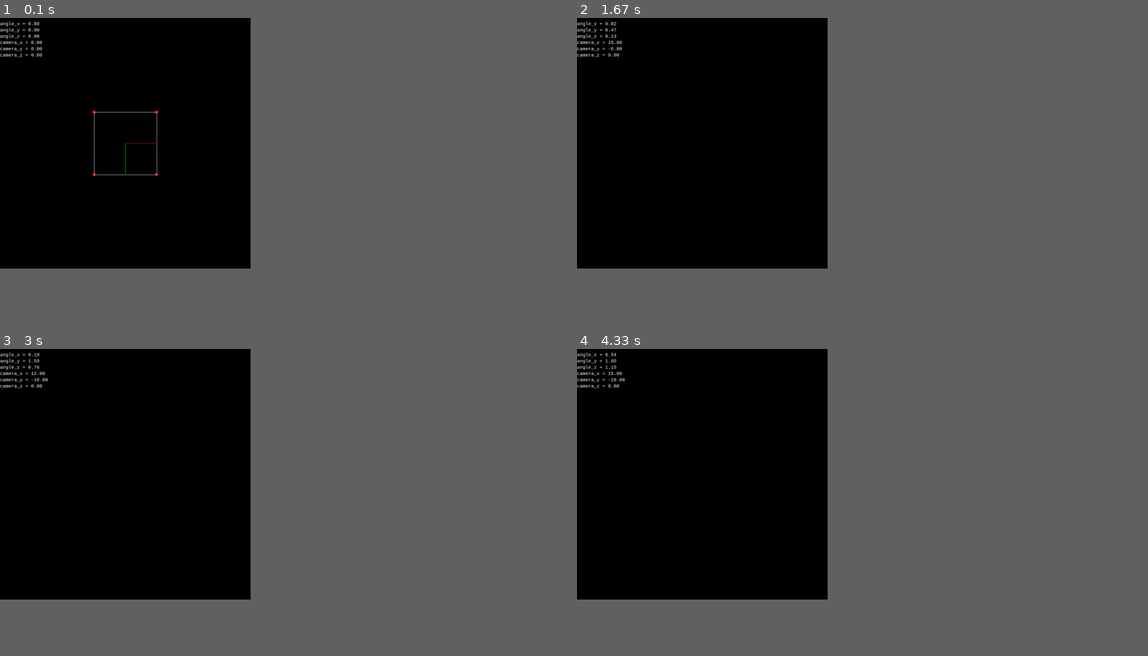
Above: before the commit, frames 1-4 (two rows, left to right).
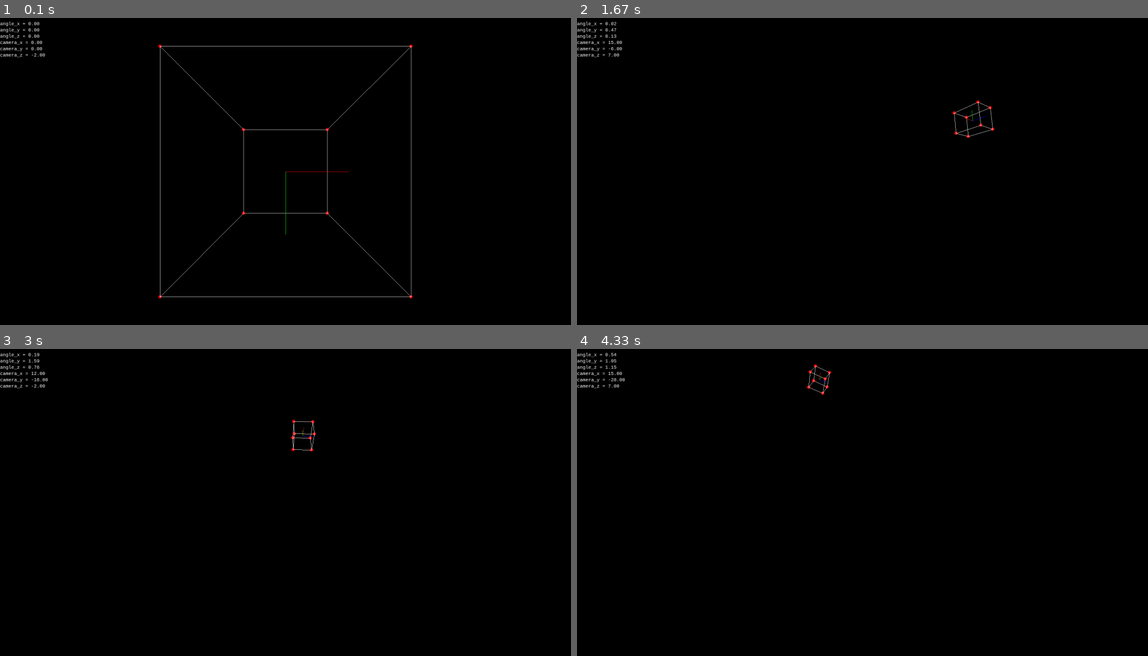
Above: after the commit, the same moments.

Repository: dario-99/pygame_cube
Game: pygame game, started from main.py
Same seed, same stepped clock (60 frames per second), same inputs: the game is played once before the commit and once after it.
Inputs:
- Up to frame 1 (0.1 s): no input
- Up to frame 2 (1.67 s): hold R 0.33-0.8 s; hold Right 0.33-0.8 s; hold Right 0.83-1.3 s; hold D 0.83-1.3 s; tap Space at 0.9, 1.2, 1.4 s; tap 1 at 0.98 s; hold Up 1.33-1.63 s; hold W 1.33-1.63 s; tap E at 1.48 s
- Up to frame 3 (3 s): hold Right 1.67-2.13 s; hold D 1.67-2.13 s; tap Space at 1.73, 2.03, 2.23, 2.53, 2.8 s; hold Left 2.17-2.7 s; hold A 2.17-2.7 s; tap 1 at 2.32 s; hold Down from 2.73 s (still down); hold S from 2.73 s (still down); tap E at 2.88 s
- Up to frame 4 (4.33 s): release Down at 3.03 s; release S at 3.03 s; hold Left 3.07-3.47 s; hold A 3.07-3.47 s; tap Space at 3.13, 3.43, 3.57, 3.97, 4.27 s; hold Up 3.5-3.87 s; hold W 3.5-3.87 s; tap 1 at 3.65 s; hold Right from 3.9 s (still down); hold D from 3.9 s (still down); tap E at 4.05 s
The window is 395x395 before the commit and 900x484 after it. Grey fills any space a smaller window leaves; there, only what the larger window draws over its background counts as a difference.

The runs differ from the first frame. In frame 1, 1.1% of the frame differs, in the area x 5-73%, y 7-92%; in frame 2, 0.2%; in frame 3, 0.1%; in frame 4, 0.1%.

Commit message:
Rotate the camera coordinate frame, not the world coordinate

Diff:
--- a/main.py
+++ b/main.py
@@ -4,8 +4,8 @@
 from matrix import *
 
 # Constants
-WIN_HEIGHT = 800
-WIN_WIDTH = 800
+WIN_HEIGHT = 980
+WIN_WIDTH = 1820
 SCALE = 100
 ROTATE_SPEED = 0.001
 FOC_INC = 0.1
@@ -15,7 +15,7 @@
 clock = pygame.time.Clock()
 
 # Windows build
-window = pygame.display.set_mode((WIN_HEIGHT, WIN_WIDTH))
+window = pygame.display.set_mode((WIN_WIDTH, WIN_HEIGHT))
 pygame.font.init()
 
 # Starting Angle
@@ -40,44 +40,47 @@
 
 # Projection matrix
 focal_lenght = 1
-u0 = 0
-v0 = 0
+u0 = WIN_WIDTH//2
+v0 = WIN_HEIGHT//2
 skew = 0
-proj = intrinsic_matrix(focal_lenght, u0, v0, skew)
+pu = 1/(WIN_WIDTH//2)
+pv = 1/(WIN_HEIGHT//2)
+proj = intrinsic_matrix(focal_lenght, u0, v0, skew, pu, pv)
 
 # camera position in world coordinate
 camera_pos = np.array(
     [
         [0],
         [0],
-        [0],
+        [-2],
     ]
 )
 
+
 def draw_cube(cube):
 
     for i in range(8):
-        x = cube[0][i] * SCALE + WIN_HEIGHT//2
-        y = cube[1][i] * SCALE + WIN_WIDTH//2
+        x = cube[0][i]/cube[2][i]
+        y = cube[1][i]/cube[2][i]
         pygame.draw.circle(window, (255, 0, 0), (x, y), 5)
 
     #base
-    pygame.draw.line(window, (255, 255, 255), (cube[0][0]* SCALE + WIN_HEIGHT//2, cube[1][0]* SCALE + WIN_WIDTH//2) , (cube[0][1]* SCALE + WIN_HEIGHT//2, cube[1][1]* SCALE + WIN_WIDTH//2))
-    pygame.draw.line(window, (255, 255, 255), (cube[0][0]* SCALE + WIN_HEIGHT//2, cube[1][0]* SCALE + WIN_WIDTH//2) , (cube[0][4]* SCALE + WIN_HEIGHT//2, cube[1][4]* SCALE + WIN_WIDTH//2))
-    pygame.draw.line(window, (255, 255, 255), (cube[0][5]* SCALE + WIN_HEIGHT//2, cube[1][5]* SCALE + WIN_WIDTH//2) , (cube[0][1]* SCALE + WIN_HEIGHT//2, cube[1][1]* SCALE + WIN_WIDTH//2))
-    pygame.draw.line(window, (255, 255, 255), (cube[0][5]* SCALE + WIN_HEIGHT//2, cube[1][5]* SCALE + WIN_WIDTH//2) , (cube[0][4]* SCALE + WIN_HEIGHT//2, cube[1][4]* SCALE + WIN_WIDTH//2))
+    pygame.draw.line(window, (255, 255, 255), (cube[0][0]/cube[2][0], cube[1][0]/cube[2][0]) , (cube[0][1]/cube[2][1], cube[1][1]/cube[2][1]))
+    pygame.draw.line(window, (255, 255, 255), (cube[0][0]/cube[2][0], cube[1][0]/cube[2][0]) , (cube[0][4]/cube[2][4], cube[1][4]/cube[2][4]))
+    pygame.draw.line(window, (255, 255, 255), (cube[0][5]/cube[2][5], cube[1][5]/cube[2][5]) , (cube[0][1]/cube[2][1], cube[1][1]/cube[2][1]))
+    pygame.draw.line(window, (255, 255, 255), (cube[0][5]/cube[2][5], cube[1][5]/cube[2][5]) , (cube[0][4]/cube[2][4], cube[1][4]/cube[2][4]))
 
     #top
-    pygame.draw.line(window, (255, 255, 255), (cube[0][3]* SCALE + WIN_HEIGHT//2, cube[1][3]* SCALE + WIN_WIDTH//2) , (cube[0][7]* SCALE + WIN_HEIGHT//2, cube[1][7]* SCALE + WIN_WIDTH//2))
-    pygame.draw.line(window, (255, 255, 255), (cube[0][3]* SCALE + WIN_HEIGHT//2, cube[1][3]* SCALE + WIN_WIDTH//2) , (cube[0][2]* SCALE + WIN_HEIGHT//2, cube[1][2]* SCALE + WIN_WIDTH//2))
-    pygame.draw.line(window, (255, 255, 255), (cube[0][6]* SCALE + WIN_HEIGHT//2, cube[1][6]* SCALE + WIN_WIDTH//2) , (cube[0][7]* SCALE + WIN_HEIGHT//2, cube[1][7]* SCALE + WIN_WIDTH//2))
-    pygame.draw.line(window, (255, 255, 255), (cube[0][6]* SCALE + WIN_HEIGHT//2, cube[1][6]* SCALE + WIN_WIDTH//2) , (cube[0][2]* SCALE + WIN_HEIGHT//2, cube[1][2]* SCALE + WIN_WIDTH//2))
+    pygame.draw.line(window, (255, 255, 255), (cube[0][3]/cube[2][3], cube[1][3]/cube[2][3]) , (cube[0][7]/cube[2][7], cube[1][7]/cube[2][7]))
+    pygame.draw.line(window, (255, 255, 255), (cube[0][3]/cube[2][3], cube[1][3]/cube[2][3]) , (cube[0][2]/cube[2][2], cube[1][2]/cube[2][2]))
+    pygame.draw.line(window, (255, 255, 255), (cube[0][6]/cube[2][6], cube[1][6]/cube[2][6]) , (cube[0][7]/cube[2][7], cube[1][7]/cube[2][7]))
+    pygame.draw.line(window, (255, 255, 255), (cube[0][6]/cube[2][6], cube[1][6]/cube[2][6]) , (cube[0][2]/cube[2][2], cube[1][2]/cube[2][2]))
 
     #lateral
-    pygame.draw.line(window, (255, 255, 255), (cube[0][0]* SCALE + WIN_HEIGHT//2, cube[1][0]* SCALE + WIN_WIDTH//2) , (cube[0][3]* SCALE + WIN_HEIGHT//2, cube[1][3]* SCALE + WIN_WIDTH//2))
-    pygame.draw.line(window, (255, 255, 255), (cube[0][4]* SCALE + WIN_HEIGHT//2, cube[1][4]* SCALE + WIN_WIDTH//2) , (cube[0][7]* SCALE + WIN_HEIGHT//2, cube[1][7]* SCALE + WIN_WIDTH//2))
-    pygame.draw.line(window, (255, 255, 255), (cube[0][1]* SCALE + WIN_HEIGHT//2, cube[1][1]* SCALE + WIN_WIDTH//2) , (cube[0][2]* SCALE + WIN_HEIGHT//2, cube[1][2]* SCALE + WIN_WIDTH//2))
-    pygame.draw.line(window, (255, 255, 255), (cube[0][5]* SCALE + WIN_HEIGHT//2, cube[1][5]* SCALE + WIN_WIDTH//2) , (cube[0][6]* SCALE + WIN_HEIGHT//2, cube[1][6]* SCALE + WIN_WIDTH//2))
+    pygame.draw.line(window, (255, 255, 255), (cube[0][0]/cube[2][0], cube[1][0]/cube[2][0]) , (cube[0][3]/cube[2][3], cube[1][3]/cube[2][3]))
+    pygame.draw.line(window, (255, 255, 255), (cube[0][4]/cube[2][4], cube[1][4]/cube[2][4]) , (cube[0][7]/cube[2][7], cube[1][7]/cube[2][7]))
+    pygame.draw.line(window, (255, 255, 255), (cube[0][1]/cube[2][1], cube[1][1]/cube[2][1]) , (cube[0][2]/cube[2][2], cube[1][2]/cube[2][2]))
+    pygame.draw.line(window, (255, 255, 255), (cube[0][5]/cube[2][5], cube[1][5]/cube[2][5]) , (cube[0][6]/cube[2][6], cube[1][6]/cube[2][6]))
 
 def draw_coordinate_frame(proj):
     origin = np.array([
@@ -111,9 +114,9 @@
     y_axis = proj@y_axis
     z_axis = proj@z_axis
 
-    pygame.draw.line(window, (255,0,0), (origin[0][0]* SCALE + WIN_HEIGHT//2, origin[1][0]* SCALE + WIN_WIDTH//2), (x_axis[0][0]* SCALE + WIN_HEIGHT//2, x_axis[1][0]* SCALE + WIN_WIDTH//2))
-    pygame.draw.line(window, (0,255,0), (origin[0][0]* SCALE + WIN_HEIGHT//2, origin[1][0]* SCALE + WIN_WIDTH//2), (y_axis[0][0]* SCALE + WIN_HEIGHT//2, y_axis[1][0]* SCALE + WIN_WIDTH//2))
-    pygame.draw.line(window, (0,0,255), (origin[0][0]* SCALE + WIN_HEIGHT//2, origin[1][0]* SCALE + WIN_WIDTH//2), (z_axis[0][0]* SCALE + WIN_HEIGHT//2, z_axis[1][0]* SCALE + WIN_WIDTH//2))
+    pygame.draw.line(window, (255,0,0), (origin[0][0]/ origin[2][0], origin[1][0]/origin[2][0]), (x_axis[0][0]/ x_axis[2][0], x_axis[1][0]/ x_axis[2][0]))
+    pygame.draw.line(window, (0,255,0), (origin[0][0]/ origin[2][0], origin[1][0]/origin[2][0]), (y_axis[0][0]/ y_axis[2][0], y_axis[1][0]/ y_axis[2][0]))
+    pygame.draw.line(window, (0,0,255), (origin[0][0]/ origin[2][0], origin[1][0]/origin[2][0]), (z_axis[0][0]/ z_axis[2][0], z_axis[1][0]/ z_axis[2][0]))
 
 def print_values():
     myfont = pygame.font.SysFont("monospace", 15)
@@ -142,14 +145,11 @@
 
 
     R = rotation_matrix(angle_x, angle_y, angle_z)
-    K = intrinsic_matrix(focal_lenght, u0, v0, skew)
+    intrinsic = intrinsic_matrix(focal_lenght, u0, v0, skew)
 
     extrinsic = extrinsic_matrix(R, camera_pos)
-    # base = np.array([0,0,0,1])
-    # top = np.hstack([R.T, -R.T@camera_pos])
-    # extrinsic = np.vstack([top,base])
-
-    proj = K@extrinsic
+
+    proj = intrinsic@extrinsic
 
     proj_cube = proj@cube
 
@@ -163,7 +163,7 @@
             pygame.quit()
         keys = pygame.key.get_pressed()
         if keys[pygame.K_r]:
-            rot_speed_y = rot_speed_x = rot_speed_z = u0 = v0 = skew = 0
+            rot_speed_y = rot_speed_x = rot_speed_z = skew = 0
             focal_lenght = 1
         if keys[pygame.K_a]:
             rot_speed_y -= ROTATE_SPEED
--- a/matrix.py
+++ b/matrix.py
@@ -33,13 +33,16 @@
             R: translation matrix (3x3)
             C: Camera position in world coordinate frame (3x1)
     '''
-    return R @ np.concatenate([np.eye(3), -C], axis=1)
+    base = np.array([0,0,0,1])
+    top = np.hstack([R.T, -R.T@C])
+    return  np.vstack([top,base])
+    #  return R @ np.concatenate([np.eye(3), -C], axis=1)
 
-def intrinsic_matrix(focal_lenght, u0=0, v0=0, skew=0):
+def intrinsic_matrix(focal_lenght=1, u0=400, v0=400, skew=0, pu=1/400, pv=1/400):
     return np.array(
         [
-            [focal_lenght,         skew, u0],
-            [           0, focal_lenght, v0],
-            [           0,            0,  1]
+            [focal_lenght/pu,            skew, u0, 0],
+            [              0, focal_lenght/pv, v0, 0],
+            [              0,               0,  1, 0]
         ]
     )
